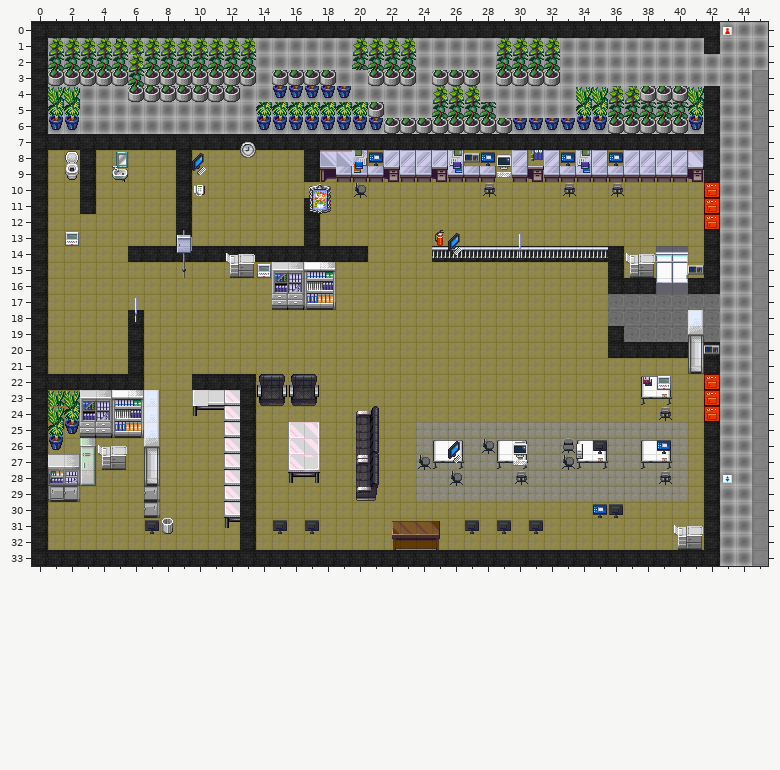
One commit to this Tiled map (JSON): maps/map-maschinendeck.json. Above is the file before it was changed.
Cells are 32x32 px. Shown: x 0..45, y 0..33.
Once edited:
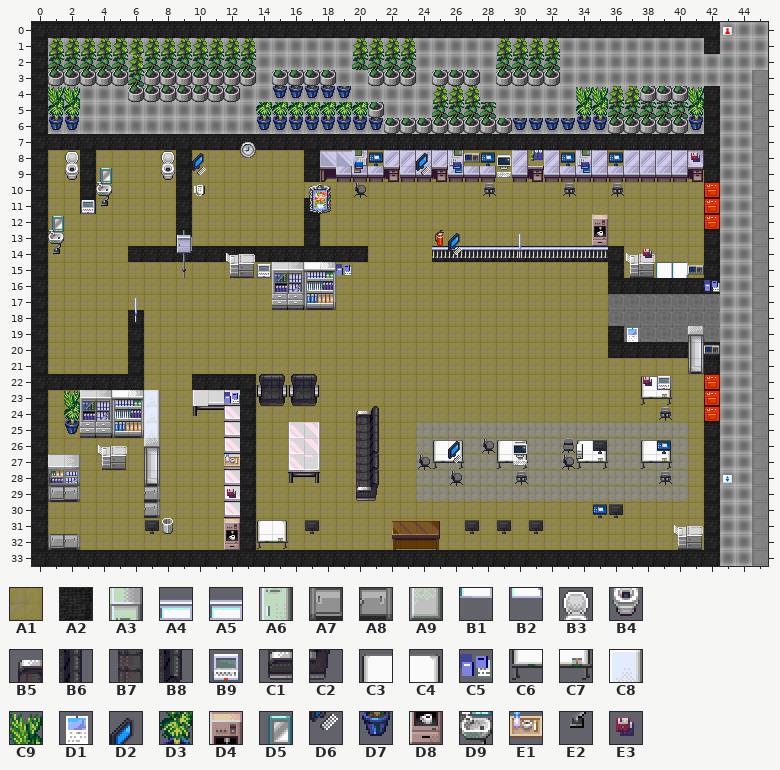
Key: from "floortileset": A1 24, A2 37; from "office_1": A3 7, A4 12, A5 13, A6 23, A7 37, A8 38, A9 39, B1 44, B2 45, B3 62, B4 78, B5 108, B6 109, B7 124, B8 125, B9 135, C1 140, C2 141, C3 161, C4 162, C5 175, C6 177, C7 178, C8 179, C9 181, D1 183, D2 189, D3 197, D4 198, D5 200, D6 205, D7 213, D8 214, D9 216, E1 221, E2 232, E3 241.
__ is an empty cell.
Edits made:
Layer "bottom":
Tile A4 becomes tile A1 in row 14 at x 39.
Tile A5 becomes tile A1 in row 14 at x 40.
Tile B1 becomes tile A2 in row 16 at x 39.
Tile B2 becomes tile A2 in row 16 at x 40.
Layer "openLinkStreamArea":
The author put tile A1 in row 27 at x 20 to 21.
Layer "top":
The author put tile B3 in row 8 at x 8.
The author put tile B4 in row 9 at x 8.
Tile C1 becomes tile B7 in row 27 at x 20.
Tile C2 becomes tile B8 in row 27 at x 21.
The author put tile D4 in row 12 at x 35.
The author put tile D5 in row 9 at x 4; in row 12 at x 1.
The author put tile D8 in row 13 at x 35.
The author put tile D9 in row 10 at x 4; in row 13 at x 1.
The author put tile E2 in row 11 at x 4; in row 14 at x 1.
Tile D5 is removed in row 8 at x 5.
Tile D9 is removed in row 9 at x 5.
Layer "book":
Tile C8 is removed in row 18 at x 41.
Layer "ordi":
The author put tile A7 in row 32 at x 1.
The author put tile A8 in row 32 at x 2.
Tile A3 is removed in row 26 at x 3.
Tile A6 is removed in row 27 at x 3.
Tile A9 is removed in row 28 at x 3.
Tile B9 is removed in row 13 at x 2.
Tile C9 is removed in rows 23 to 24 at x 1.
Tile D3 is removed in row 25 at x 1.
Tile D7 is removed in row 26 at x 1.
Layer "dinge":
The author put tile B9 in row 11 at x 3.
The author put tile C3 in row 31 at x 14.
The author put tile C4 in row 31 at x 15.
The author put tile C5 in row 15 at x 19; in row 16 at x 42; in row 23 at x 12.
The author put tile C6 in row 32 at x 14.
The author put tile C7 in row 32 at x 15.
The author put tile D1 in row 19 at x 37.
The author put tile D2 in row 8 at x 24.
The author put tile D4 in row 31 at x 12.
The author put tile D6 in row 9 at x 24.
The author put tile D8 in row 32 at x 12.
The author put tile E1 in row 27 at x 12.
The author put tile E3 in row 8 at x 41; in row 14 at x 38; in row 29 at x 12.
Tile B5 is removed in row 27 at x 20.
Tile B6 is removed in row 27 at x 21.
